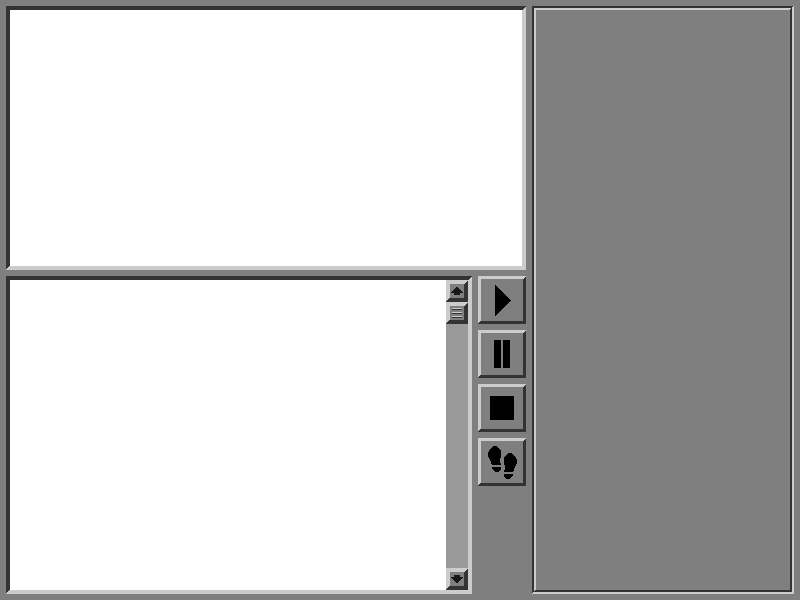
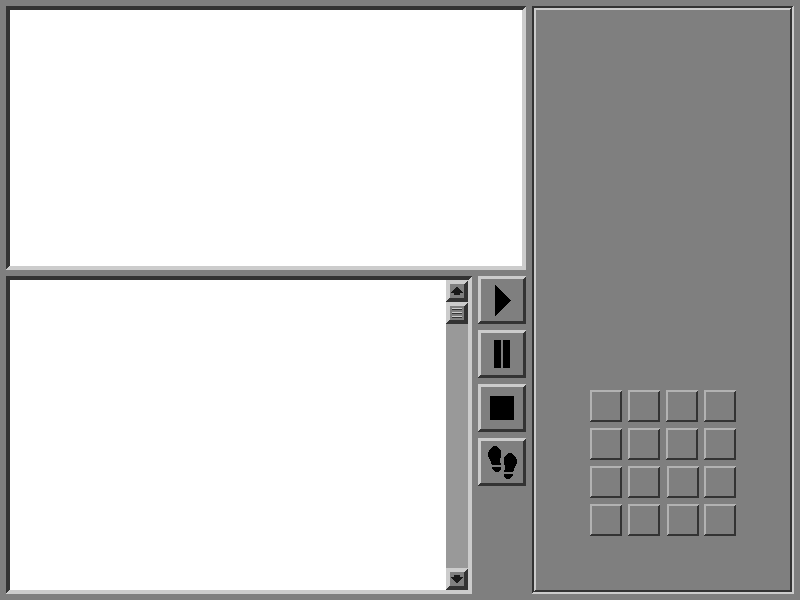
Before/after of a (800, 600) layered artwork. What changed in the layer stack:
added layer "Input Key Map" above "Background" over [590, 390, 736, 536]
